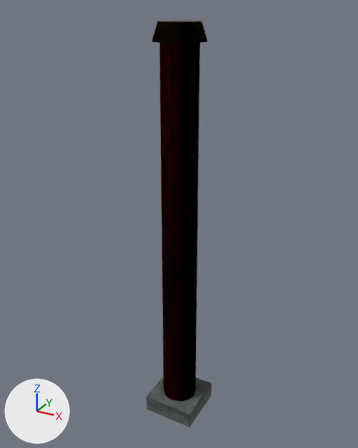
What one commit did to the Blender file blender_src/kit/pillar.blend.
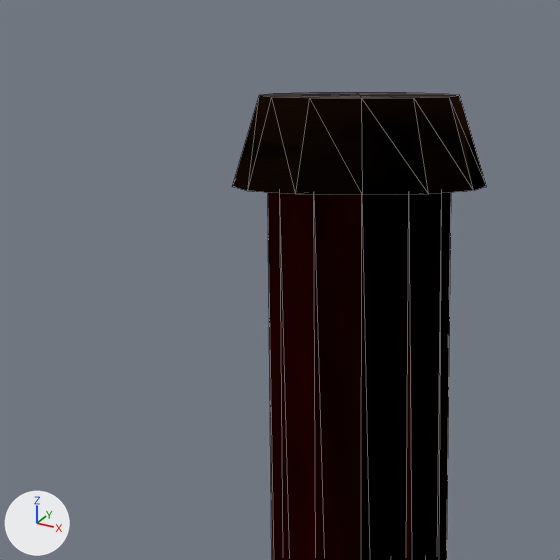
The first picture shows the older version from a 50 mm camera at (1.63, -2.98, 3.21) aimed at (-0.03, 0.05, 1.69). The close-ups show the older and then the newer version on the part from 28% to 63% of the width and 0% to 28% of the height of that picture. Only the edits that show in the close-ups are written down. The axes (+X, +Y, +Z) are drawn at lower left. The lights are the same throughout. The close-ups show mesh edges as thin lines. Objects named as collision shapes, trigger or cutter boxes, shadow casters or lower levels of detail are left out.

The first close-up shows 'Cap', 'Shaft'.
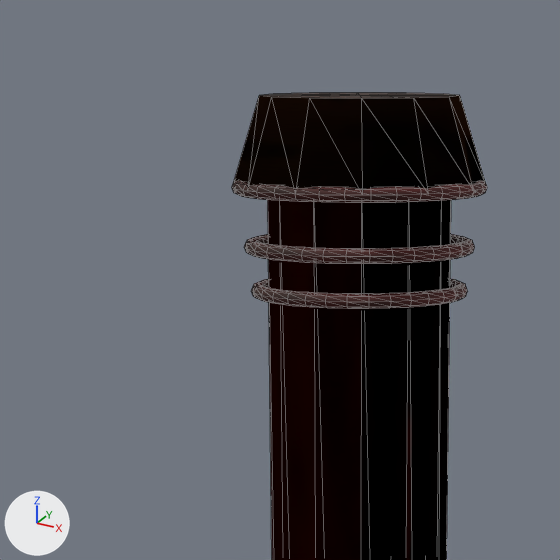
Location of each change, [x1, y1, x2, y2] in pixels of the close-ups (560 x 560 px):
'Art_BurntLacquer', added: after [232, 181, 487, 309]

The change, as a diff of the scene's bpy script:
```diff
--- a/blender_src/kit/pillar.blend.py
+++ b/blender_src/kit/pillar.blend.py
@@ img_t_wood_red_001 @@
+img_t_wood_red_001 = load_image('t_wood_red.001', '_unpacked/t_wood_red.001', 512, 512, 'sRGB')
@@ mat_burntlacquer @@
+mat_burntlacquer = bpy.data.materials.new('BurntLacquer')
+# colours: beige #b6a493
+# uses the picture img_t_wood_red_001
@@ me_art_burntlacquer @@
+me_art_burntlacquer.from_pydata(...)  # 891 vertices, 1536 faces; spans x -0.181..0.181, y -0.181..0.181, z 2.85..3.01
+me_art_burntlacquer.materials.append(mat_burntlacquer)
@@ ob_art_burntlacquer @@
+ob_art_burntlacquer = bpy.data.objects.new('Art_BurntLacquer', me_art_burntlacquer)
+ob_art_burntlacquer.parent = ob_pillar
+ob_art_burntlacquer.location = (0.0, 0.0, 0.0)
```
